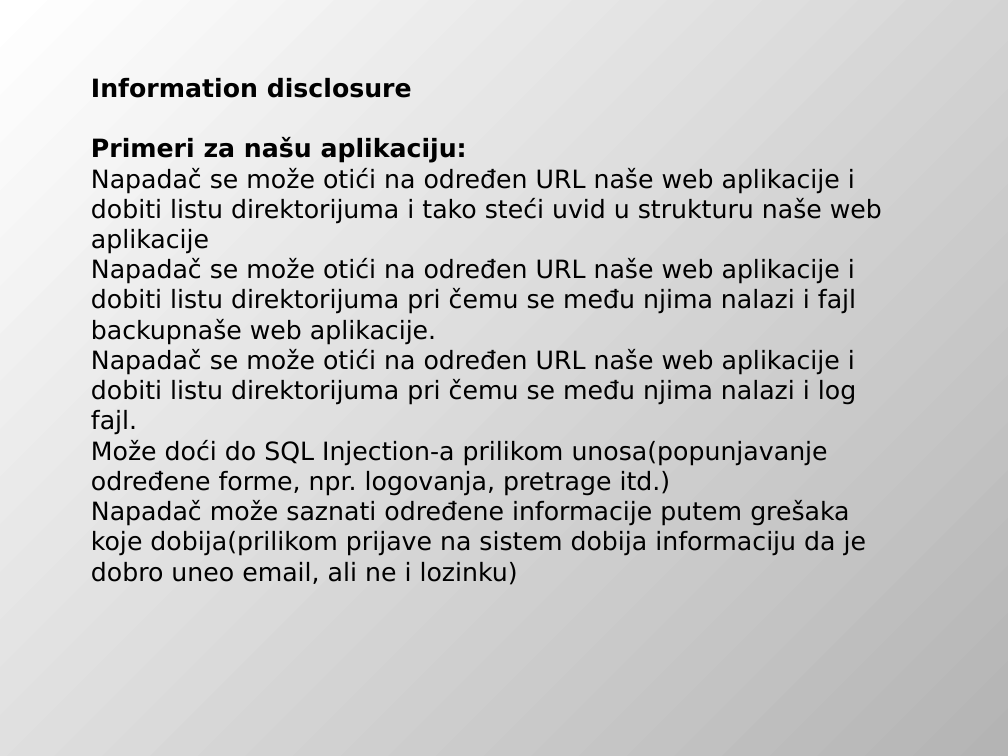
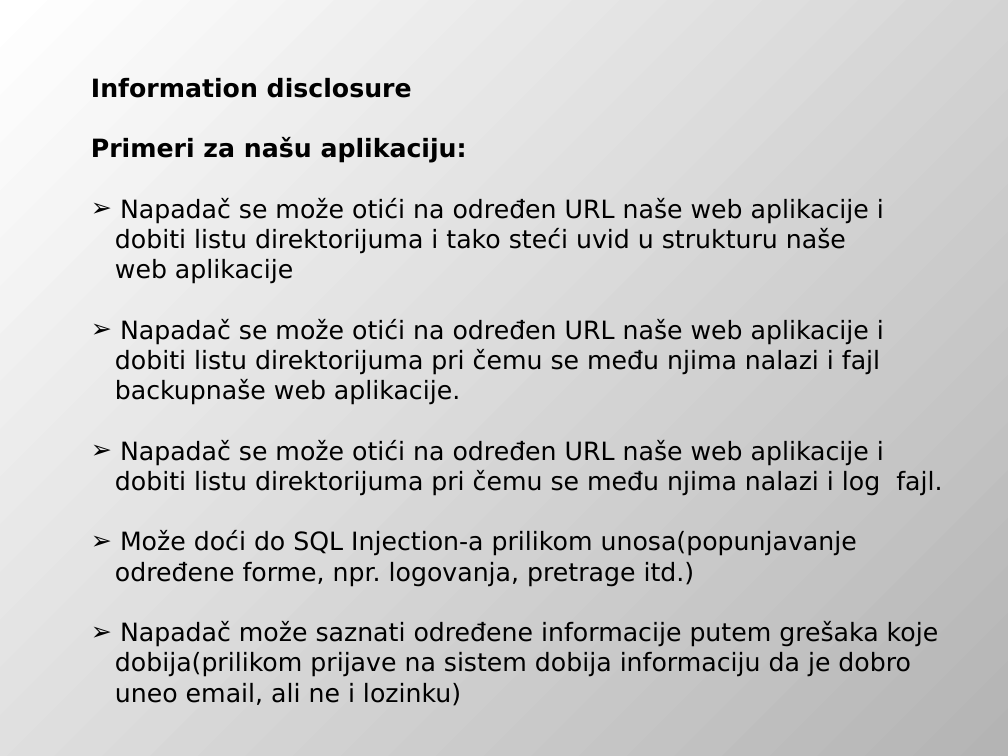
Before and after one commit to DejanUrosevic/XML-Projekat, a slide deck: slide 46 of Model Pretnji.pptx. Drawn at 1008x756 pixels with LibreOffice and Linux fonts; fonts in the diff are those of the drawing. Boxes give left, top, right and bottom in pixels: in the first picture for what was removed or moved away, otherwise in the second. Text is boxed around its words. In the diff, an @@ line names an element or a change of style, - is before the commit and + after.

```diff
--- a/Model Pretnji.pptx
+++ b/Model Pretnji.pptx
@@ text at (115, 198, 942, 706): text changed @@
-Napadač se može otići na određen URL naše web aplikacije i dobiti listu direktorijuma i tako steći uvid u strukturu naše web aplikacije
-Napadač se može otići na određen URL naše web aplikacije i dobiti listu direktorijuma pri čemu se među njima nalazi i fajl backupnaše web aplikacije.
-Napadač se može otići na određen URL naše web aplikacije i dobiti listu direktorijuma pri čemu se među njima nalazi i log fajl.
-Može doći do SQL Injection-a prilikom unosa(popunjavanje određene forme, npr. logovanja, pretrage itd.)
-Napadač može saznati određene informacije putem grešaka koje dobija(prilikom prijave na sistem dobija informaciju da je dobro uneo email, ali ne i lozinku)
+➢ Napadač se može otići na određen URL naše web aplikacije i
+dobiti listu direktorijuma i tako steći uvid u strukturu naše
+web aplikacije
+➢ Napadač se može otići na određen URL naše web aplikacije i
+dobiti listu direktorijuma pri čemu se među njima nalazi i fajl
+backupnaše web aplikacije.
+➢ Napadač se može otići na određen URL naše web aplikacije i
+dobiti listu direktorijuma pri čemu se među njima nalazi i log fajl.
+➢ Može doći do SQL Injection-a prilikom unosa(popunjavanje
+određene forme, npr. logovanja, pretrage itd.)
+➢ Napadač može saznati određene informacije putem grešaka koje
+dobija(prilikom prijave na sistem dobija informaciju da je dobro
+uneo email, ali ne i lozinku)
```
Also in this commit, not shown: 1 other slide changed, 2 slides added, 3 slides removed.
